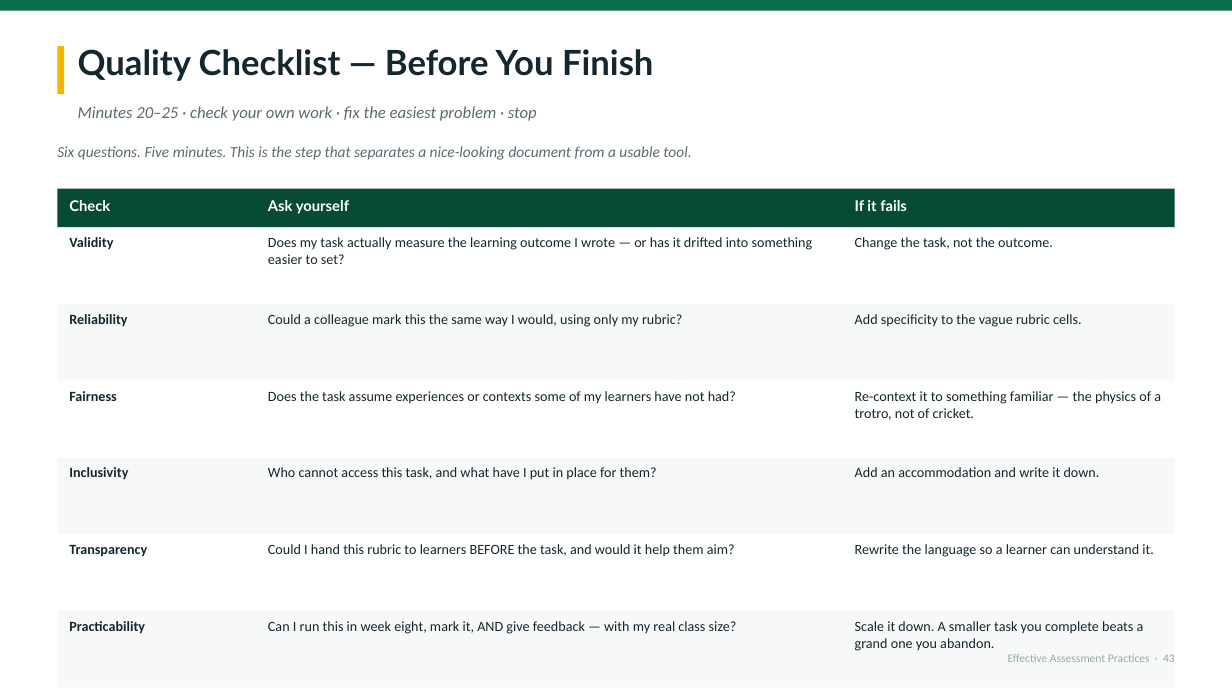
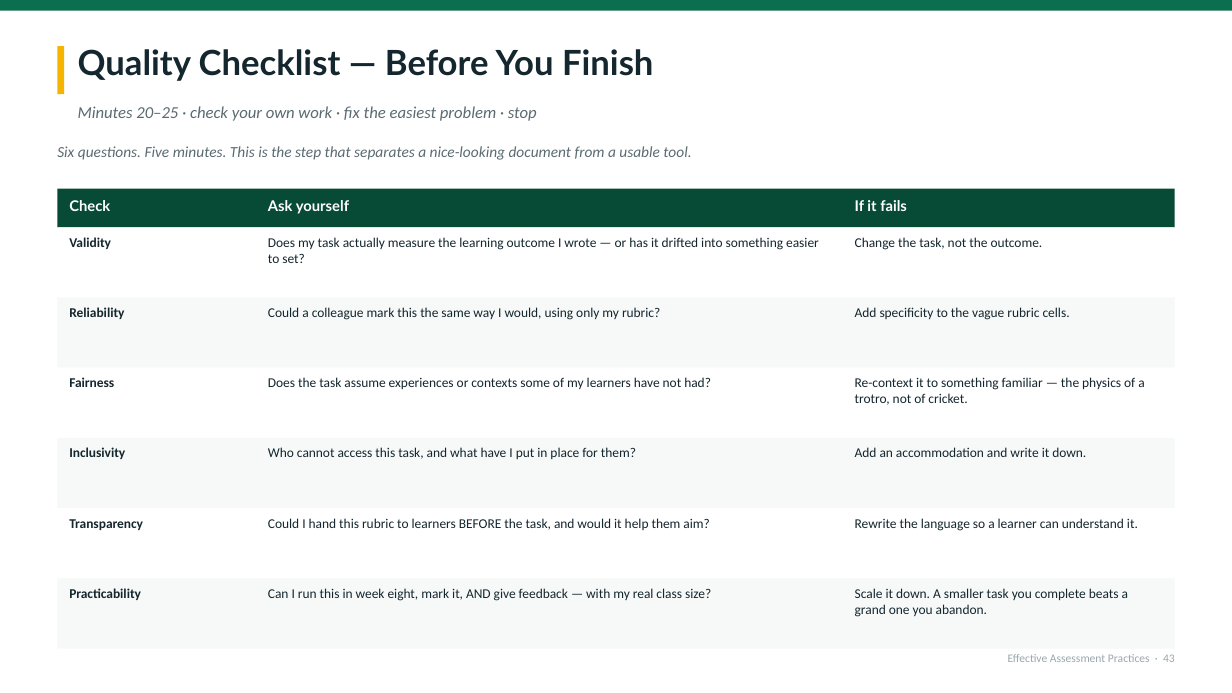
Before and after one commit to kumahemmanuel69-oss/Keelson-ACADEX, a slide deck: slide 43 of deliverables/Effective-Assessment-Practices-KATON-2026.pptx. Drawn at 1232x693 pixels with LibreOffice and Linux fonts; fonts in the diff are those of the drawing. Boxes give left, top, right and bottom in pixels: in the first picture for what was removed or moved away, otherwise in the second. Text is boxed around its words. In the diff, an @@ line names an element or a change of style, - is before the commit and + after.

```diff
--- a/deliverables/Effective-Assessment-Practices-KATON-2026.pptx
+++ b/deliverables/Effective-Assessment-Practices-KATON-2026.pptx
@@ rectangle: place and size @@
-rectangle at box(57, 227, 1175, 304)
+rectangle at box(57, 227, 1175, 298)
@@ rectangle: place and size @@
-rectangle at box(57, 304, 1175, 381)
+rectangle at box(57, 298, 1175, 368)
@@ text "Reliability": place and size @@
-text "Reliability" at box(69, 314, 127, 327)
+text "Reliability" at box(69, 307, 124, 319)
@@ text "Could a colleague mark this ...": place and size @@
-text "Could a colleague mark this ..." at box(268, 314, 682, 327)
+text "Could a colleague mark this ..." at box(268, 307, 660, 320)
@@ text "Add specificity to the vague ...": place and size @@
-text "Add specificity to the vague ..." at box(855, 314, 1082, 327)
+text "Add specificity to the vague ..." at box(855, 307, 1070, 320)
@@ rectangle: place and size @@
-rectangle at box(57, 381, 1175, 457)
+rectangle at box(57, 368, 1175, 438)
@@ text "Fairness": place and size @@
-text "Fairness" at box(69, 391, 117, 401)
+text "Fairness" at box(69, 377, 114, 387)
@@ text "Does the task assume experiences ...": place and size @@
-text "Does the task assume experiences ..." at box(268, 391, 736, 404)
+text "Does the task assume experiences ..." at box(268, 377, 711, 389)
@@ text "Re-context it to something familiar ...": place and size @@
-text "Re-context it to something familiar ..." at box(855, 391, 1161, 420)
+text "Re-context it to something familiar ..." at box(855, 377, 1144, 405)
@@ rectangle: place and size @@
-rectangle at box(57, 457, 1175, 534)
+rectangle at box(57, 438, 1175, 508)
@@ text "Inclusivity": place and size @@
-text "Inclusivity" at box(69, 467, 128, 480)
+text "Inclusivity" at box(69, 447, 125, 459)
@@ text "Who cannot access this task, ...": place and size @@
-text "Who cannot access this task, ..." at box(268, 467, 657, 480)
+text "Who cannot access this task, ..." at box(268, 447, 636, 459)
@@ text "Add an accommodation and write ...": place and size @@
-text "Add an accommodation and write ..." at box(855, 467, 1100, 477)
+text "Add an accommodation and write ..." at box(855, 447, 1086, 457)
@@ rectangle: place and size @@
-rectangle at box(57, 534, 1175, 611)
+rectangle at box(57, 508, 1175, 579)
@@ text "Transparency": place and size @@
-text "Transparency" at box(69, 545, 147, 557)
+text "Transparency" at box(69, 519, 143, 530)
@@ text "Could I hand this rubric ...": place and size @@
-text "Could I hand this rubric ..." at box(268, 544, 735, 557)
+text "Could I hand this rubric ..." at box(268, 518, 709, 530)
@@ text "Rewrite the language so a ...": place and size @@
-text "Rewrite the language so a ..." at box(855, 544, 1154, 557)
+text "Rewrite the language so a ..." at box(855, 518, 1138, 531)
@@ rectangle: place and size @@
-rectangle at box(57, 611, 1175, 688)
+rectangle at box(57, 579, 1175, 649)
@@ size 11 to 10.5 pt in 18 elements at box(268, 237, 819, 263), box(855, 237, 1043, 250), box(69, 237, 111, 249), box(268, 307, 660, 320), box(855, 307, 1070, 320), box(69, 307, 124, 319), box(268, 377, 711, 389), box(855, 377, 1144, 405), box(69, 377, 114, 387), box(268, 447, 636, 459), box(855, 447, 1086, 457), box(69, 447, 125, 459), box(268, 518, 709, 530), box(855, 518, 1138, 531), box(69, 519, 143, 530), box(268, 588, 711, 601), box(855, 588, 1128, 617), box(69, 588, 141, 600) @@
@@ text "Practicability": place and size @@
-text "Practicability" at box(69, 621, 145, 634)
+text "Practicability" at box(69, 588, 141, 600)
@@ text "Can I run this in ...": place and size @@
-text "Can I run this in ..." at box(268, 621, 737, 634)
+text "Can I run this in ..." at box(268, 588, 711, 601)
@@ text "Scale it down. A smaller ...": place and size @@
-text "Scale it down. A smaller ..." at box(855, 621, 1144, 651)
+text "Scale it down. A smaller ..." at box(855, 588, 1128, 617)
```
Also in this commit, not shown: 20 other slides changed, 2 other files.
